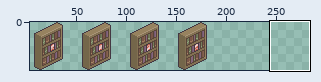
Two states of a pixel-art file, assets/02_architecture/01_genericPieces/03_furniture/biblio-Sheet.aseprite. Above: a wide view before the commit, with the close-up outlined.
Close-up. Before:
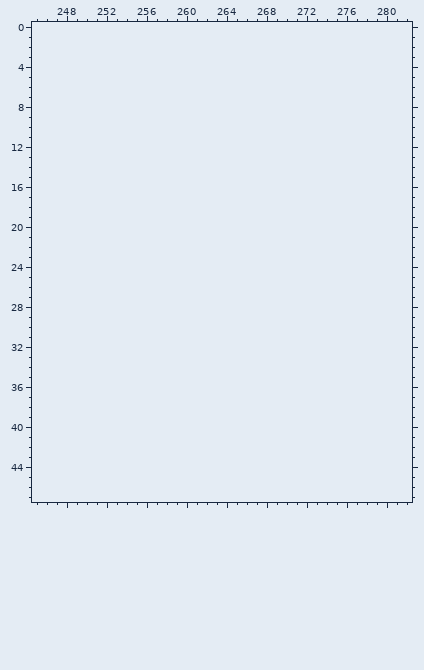
192x48 pixels, 1 frame. Colours within 5 levels of each other are drawn and written as one. Shown: x 245..282, y 0..47. The old version is drawn lined up with the new one, on the new canvas. The wide view leaves out empty margins. The commit also changed other parts of the picture, which this record leaves out.
The same view after the edit:
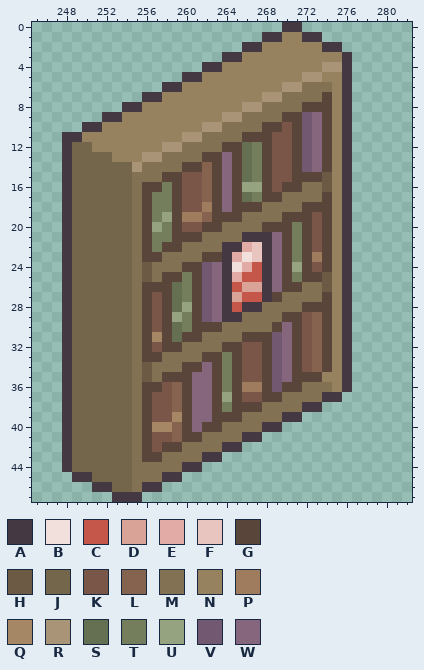
Palette (. is transparent): A #443843  B #f2e0dc  C #c45749  D #d9a397  E #e2aba5  F #e9c5bf  G #594539  H #6d5a45  J #74664a  K #7a5648  L #85634f  M #837153  N #97825f  P #a07c5f  Q #a58766  R #a99477  S #656f51  T #747e5c  U #95a381  V #735872  W #85667c
Difference:
canvas 192x48 -> 288x48
Changed rows in their new state; - is an unchanged pixel.
first column x 248:
 0 ----------------------AA-----
 1 --------------------AANNAA---
 2 ------------------AANNNNNNAA-
 3 ----------------AANNNNNNNNNNA
 4 --------------AANNNNNNNNNNRRA
 5 ------------AANNNNNNNNNNRRNNA
 6 ----------AANNNNNNNNNNRRMMMNA
 7 --------AANNNNNNNNNNRRMMMMGNA
 8 ------AANNNNNNNNNNRRMMMMGGGNA
 9 ----AANNNNNNNNNNRRMMMMGGVWGNA
10 --AANNNNNNNNNNRRMMMMGGKGVWGNA
11 AANNNNNNNNNNRRMMMMGGGKKGVWGNA
12 AJJNNNNNNNRRMMMMGGSTGKKGVWGNA
13 AJJJJNNNRRMMMMGGWGSTGKKGVWGNA
14 AJJJJJJRMMMMGGLGWGSTGKKGVWGNA
15 AJJJJJJMMMGGKKLGWGSTGKKGGGHNA
16 AJJJJJJMGGTGKKLGWGUUGKGGMMHNA
17 AJJJJJJMGTTGKKLGWGSTGGMMMMGNA
18 AJJJJJJMGTTGKKPGWGGGMMMMGGGNA
19 AJJJJJJMGTUGPPLGGGMMMMGGGKGNA
20 AJJJJJJMGUTGKKGGMMMMGGGTGKGNA
21 AJJJJJJMGTTGGGMMMMAAAWGTGKGNA
22 AJJJJJJMGTGGMMMMAAEFAWGTGKGNA
23 AJJJJJJMGGMMMMGGAEBFAWGTGPGNA
24 AJJJJJJMHMMMGGVWABECAWGUGKGNA
25 AJJJJJJMHMGGTGVWAECCAWGTGGHNA
26 AJJJJJJMGGGSTGVWACDDAWGGMMHNA
27 AJJJJJJMGKGSTGVWADCCAGMMMMGNA
28 AJJJJJJMGKGSUGVWACAAMMMMGGGNA
29 AJJJJJJMGKGUTGVWAAMMMMGGKLGNA
30 AJJJJJJMGKGSTGGGMMMMMGWGKLGNA
31 AJJJJJJMGQGSGGMMMMGGGVWGKLGNA
32 AJJJJJJMGKGGMMMMGGKKGVWGKLGNA
33 AJJJJJJMGGMMMMGGTGKKGVWGKLGNA
34 AJJJJJJMHMMMGGWGTGKKGVWGKLGNA
35 AJJJJJJMHMGGGWWGTGKKGVWGGGNNA
36 AJJJJJJMGGKLGWWGTGPPGVGGMMMNA
37 AJJJJJJMGKKLGWWGUGKKGGMMMMAA-
38 AJJJJJJMGKKLGWWGTGGGMMMMAA---
39 AJJJJJJMGKKQGWWGGGMMMMAA-----
40 AJJJJJJMGQQLGWGGMMMMAA-------
41 AJJJJJJMGKKLGGMMMMAA---------
42 AJJJJJJMGKGGMMMMAA-----------
43 AJJJJJJMGGMMMMAA-------------
44 AJJJJJJMMMMMAA---------------
45 -AAJJJJMMMAA-----------------
46 ---AAJJMAA-------------------
47 -----AAA---------------------
Pixel boxes of the changes (left, top, right, bottom) in both close-ups:
added: (62, 22, 352, 502)
